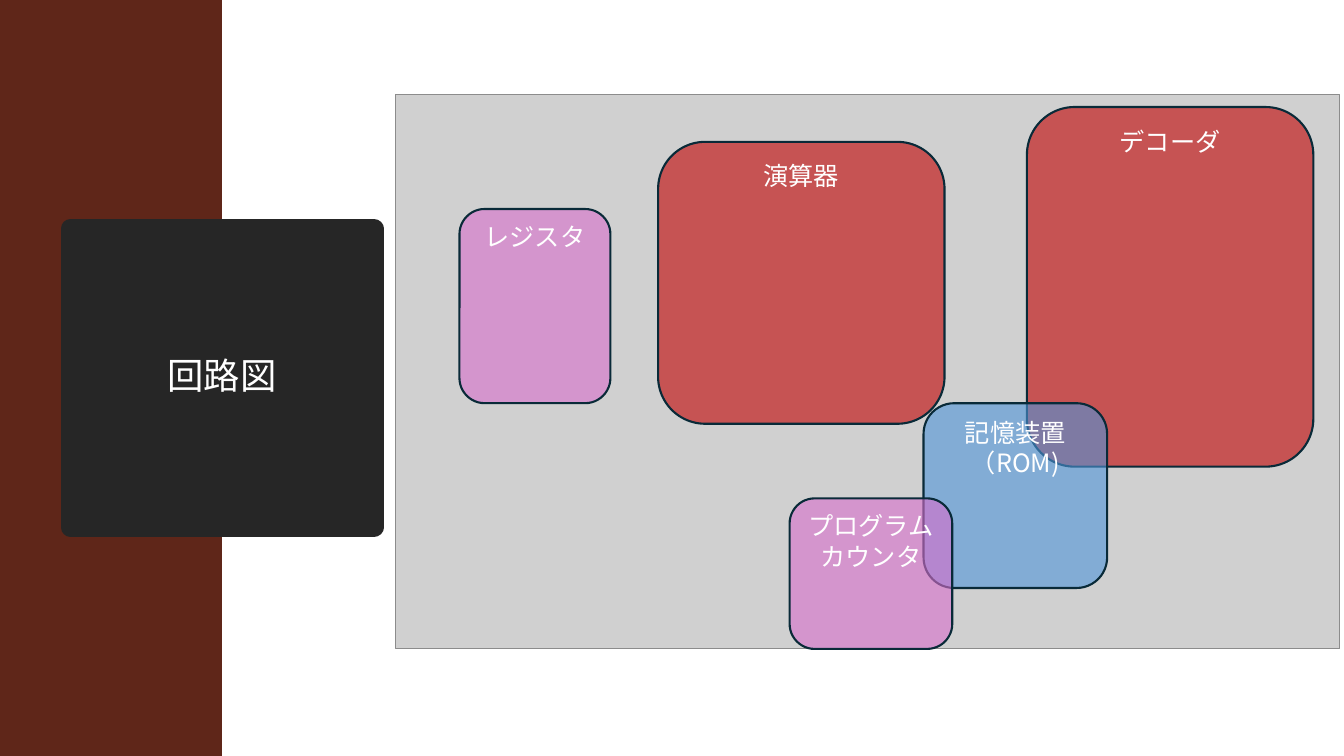
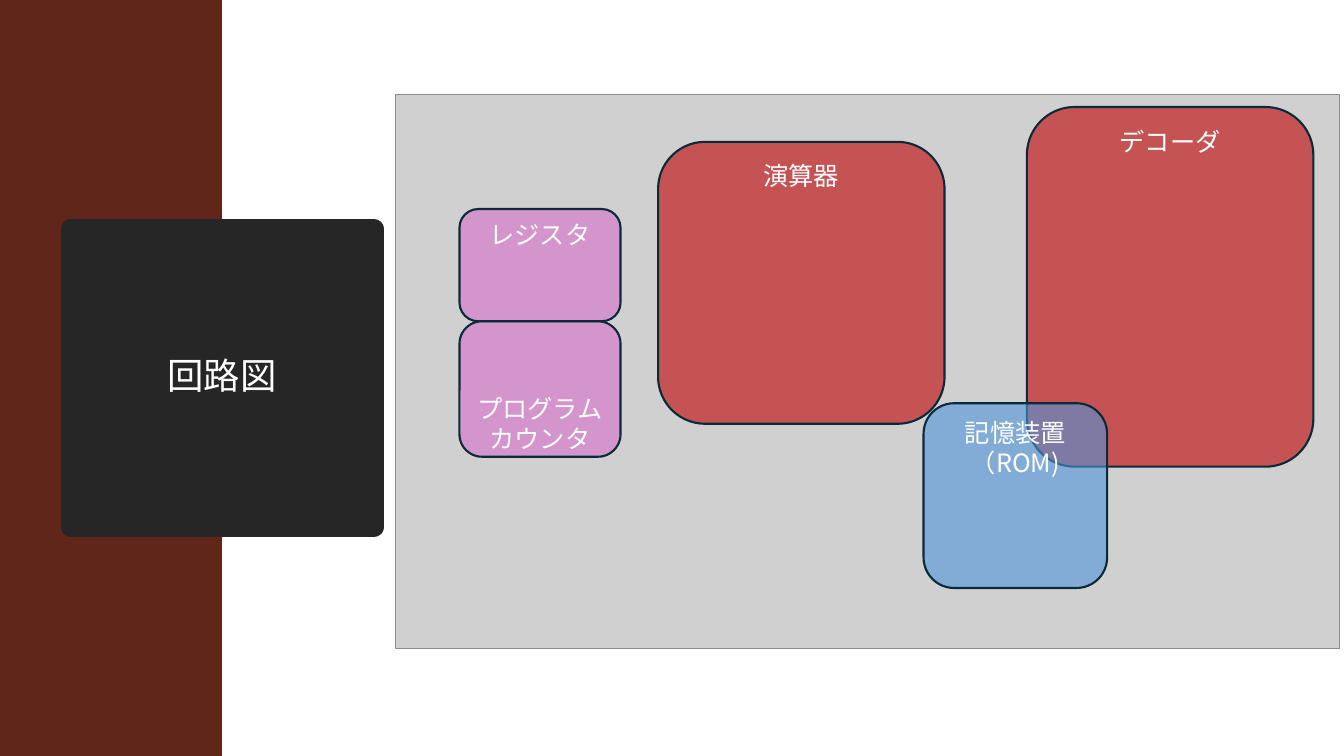
Before and after one commit to ishi-kai/openmpw-transistor-level-examples, a slide deck: slide 44 of TR10/docs/1bit-CPU_TR10.pptx (slide 40 before the commit). Drawn at 1344x756 pixels with LibreOffice and Linux fonts; fonts in the diff are those of the drawing; grey boxes stand for pictures. Boxes give left, top, right and bottom in pixels: in the first picture for what was removed or moved away, otherwise in the second. Text is boxed around its words. In the diff, an @@ line names an element or a change of style, - is before the commit and + after.

```diff
--- a/TR10/docs/1bit-CPU_TR10.pptx
+++ b/TR10/docs/1bit-CPU_TR10.pptx
@@ rounded rectangle "レジスタ": place and size @@
-rounded rectangle "レジスタ" at [460,209,611,403]
+rounded rectangle "レジスタ" at [460,209,621,321]
@@ rounded rectangle "プログラム": place and size @@
-rounded rectangle "プログラム" at [789,498,952,648]
+rounded rectangle "プログラム" at [460,322,621,457]
```
Also in this commit, not shown: 2 other slides changed, 12 slides added, 8 other files.
